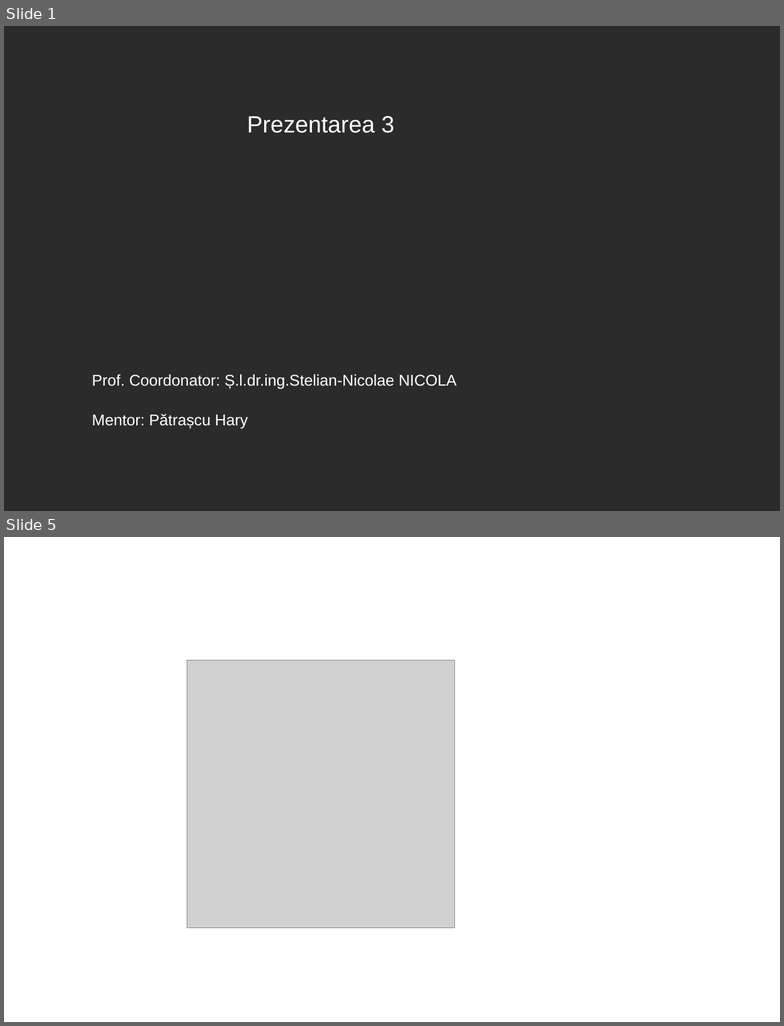
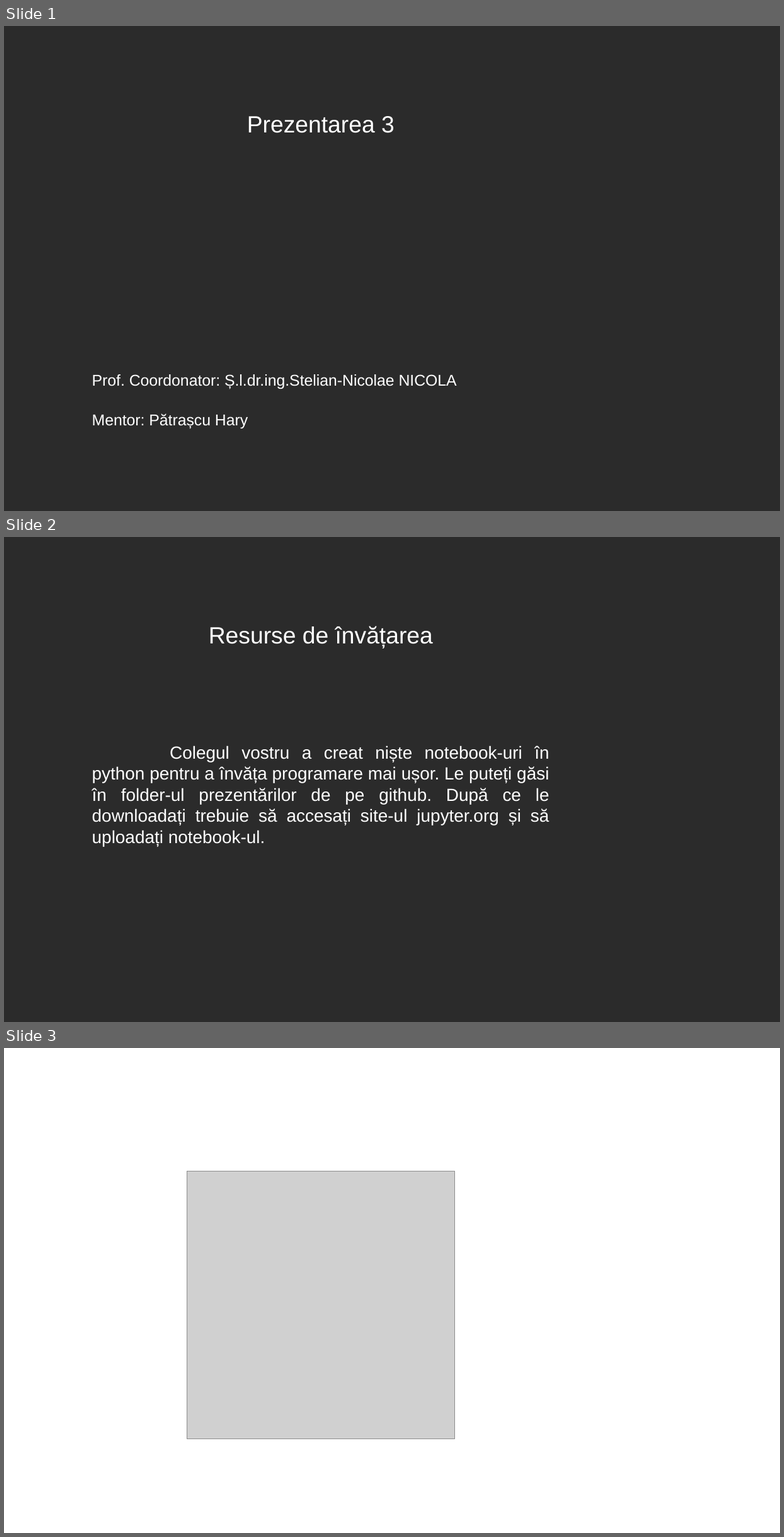
Before and after one commit to 0xspiderr/gdc-upt-presentations, a slide deck: presentation_3/presentation_3.odp. Shown one above the other, each under a label of ours: slides 1 and 5 before the commit, slides 1, 2 and 3 after it; the slides between them are not shown. The pictures are 784x1026 and 784x1537 pixels, drawn with LibreOffice and Linux fonts; fonts in the diff are those of the drawing; grey boxes stand for pictures; background and template pictures are left out; a plain dark background stands for a picture behind light text. Boxes give left, top, right and bottom in pixels: in the first picture for what was removed or moved away, otherwise in the second. Text is boxed around its words. In the diff, an @@ line names an element or a change of style, - is before the commit and + after.

```diff
--- a/presentation_3/presentation_3.odp
+++ b/presentation_3/presentation_3.odp
@@ slide 2 added at (x1=4, y1=537, x2=780, y2=1022), background picture (left out) @@
@@ title added at (x1=209, y1=626, x2=433, y2=649), 24 pt, text #FFFFFF @@
+Resurse de învățarea
@@ text added at (x1=92, y1=746, x2=550, y2=846), 18 pt, text #FFFFFF @@
+Colegul vostru a creat niște notebook-uri în python pentru a învăța programare mai ușor. Le puteți găsi în folder-ul prezentărilor de pe github. După ce le downloadați trebuie să accesați site-ul jupyter.org și să uploadați notebook-ul.
@@ what was slide 5 is now slide 3 @@
```
Also in this commit, not shown: 1 slide changed, 37 other slides added, 23 other files.
